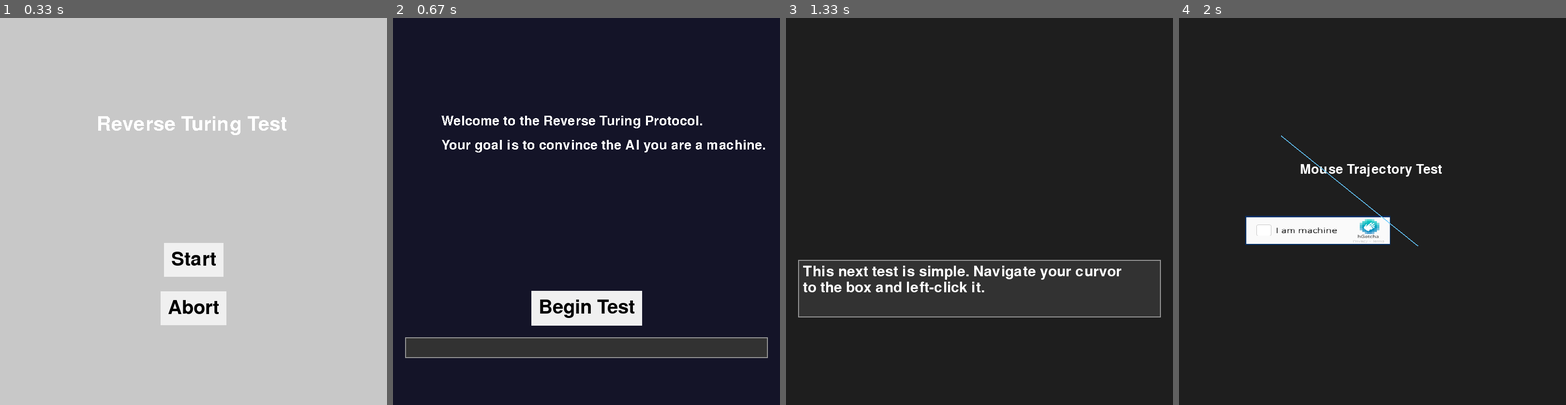
Above: before the commit, frames 1-4 (left to right).
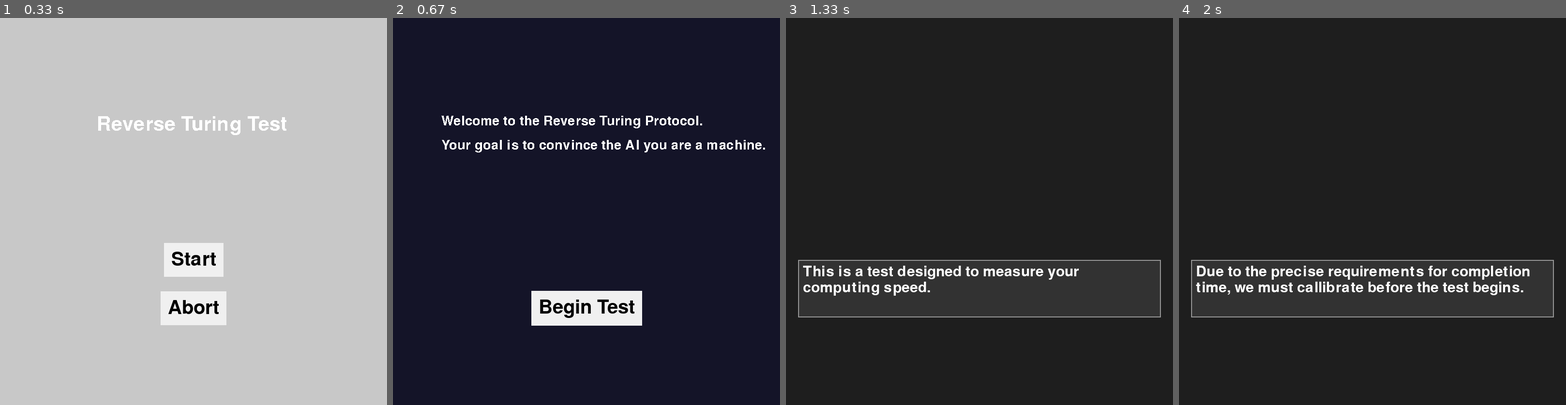
Above: after the commit, the same moments.

Repository: RachelBlack003/Drury-Hackathon-2026
Game: pygame game, started from reverse_turing/main.py
Same seed, same stepped clock (60 frames per second), same inputs: the game is played once before the commit and once after it.
Inputs (mouse positions are in pixels of both pictures, inside the frame that each line leads up to):
- Up to frame 1 (0.33 s): no input
- Up to frame 2 (0.67 s): click "Start" at 0.38 s
- Up to frame 3 (1.33 s): click (1018, 296) at 0.72 s; tap Enter at 1 s
- Up to frame 4 (2 s): click (1418, 246) at 1.38 s; click (1279, 134) at 1.72 s

Frame 1 is identical in both runs. In frame 2, 5.0% of the frame differs, in the area x 3-97%, y 82-88%; in frame 3, 1.6%; in frame 4, 6.0%, in the area x 3-97%, y 30-78%.

Commit message:
Fixed textbox issues with quick_math

Diff:
--- a/reverse_turing/questions/handle_questions.py
+++ b/reverse_turing/questions/handle_questions.py
@@ -13,11 +13,11 @@
         super().__init__(game)
 
         self.question_classes = [
+            QuickMath,
+            Reaction,
             MouseTrajectory,
             ImpossibleCaptcha,
-            Preference,
-            QuickMath,
-            Reaction
+            Preference
         ]
 
         self.question_index = 0
--- a/reverse_turing/questions/quick_math.py
+++ b/reverse_turing/questions/quick_math.py
@@ -61,7 +61,8 @@
             self.time_allowed = int(ping)/1000
         except:
             self.Input_textbox.text = "PLEASE ENTER A NUMBER"
-            pass
+            self.Input_textbox.update_text()
+            return
         self.Input_textbox.text = ""
         self.start_time = time.time()
         self.inputed_ping = True
@@ -73,7 +74,8 @@
             result = int(result)
         except:
             self.Input_textbox.text = "PLEASE ENTER A NUMBER"
-            pass
+            self.Input_textbox.update_text()
+            return
         if result == self.solution and time.time() - self.start_time < self.time_allowed:
             self.controller.game.results.append(20)
             self.win()
--- a/reverse_turing/state_manager/intro_screen.py
+++ b/reverse_turing/state_manager/intro_screen.py
@@ -16,10 +16,6 @@
             y = 600,
             size = 40,
             padding=15
-        )
-        self.begin_textbox = Input_textbox(
-            screen = self.game.screen,
-            text = ""
         )
 
 
@@ -47,4 +43,3 @@
             self.screen.blit(text_surface, (100, 200 + i * 50))
 
         self.begin_button.render()
-        self.begin_textbox.render()
